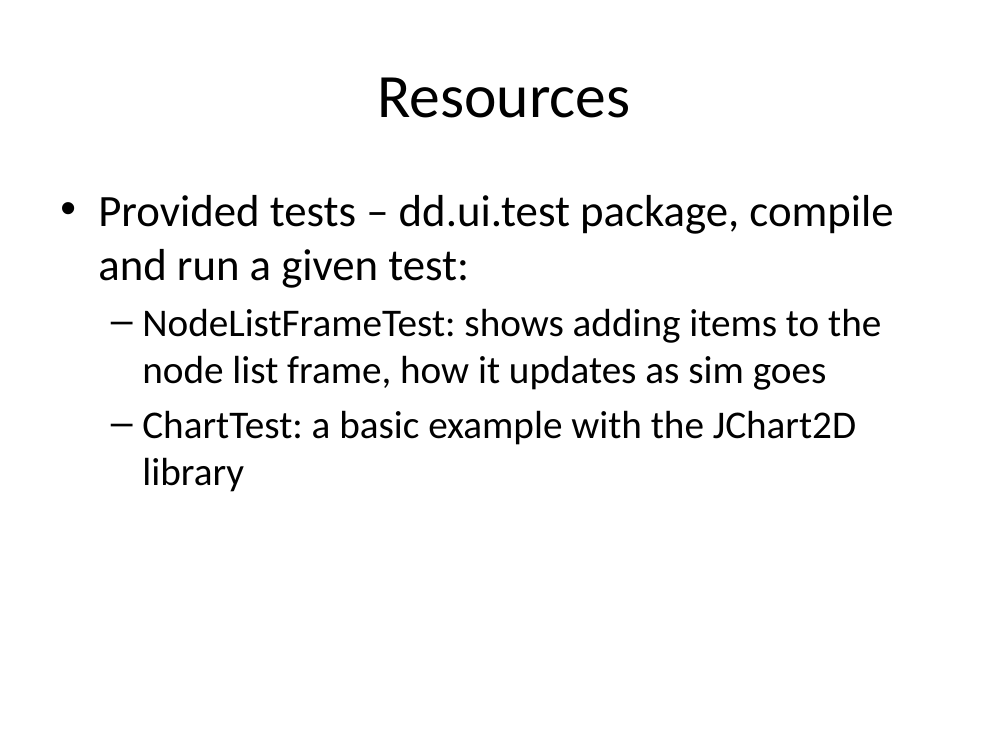
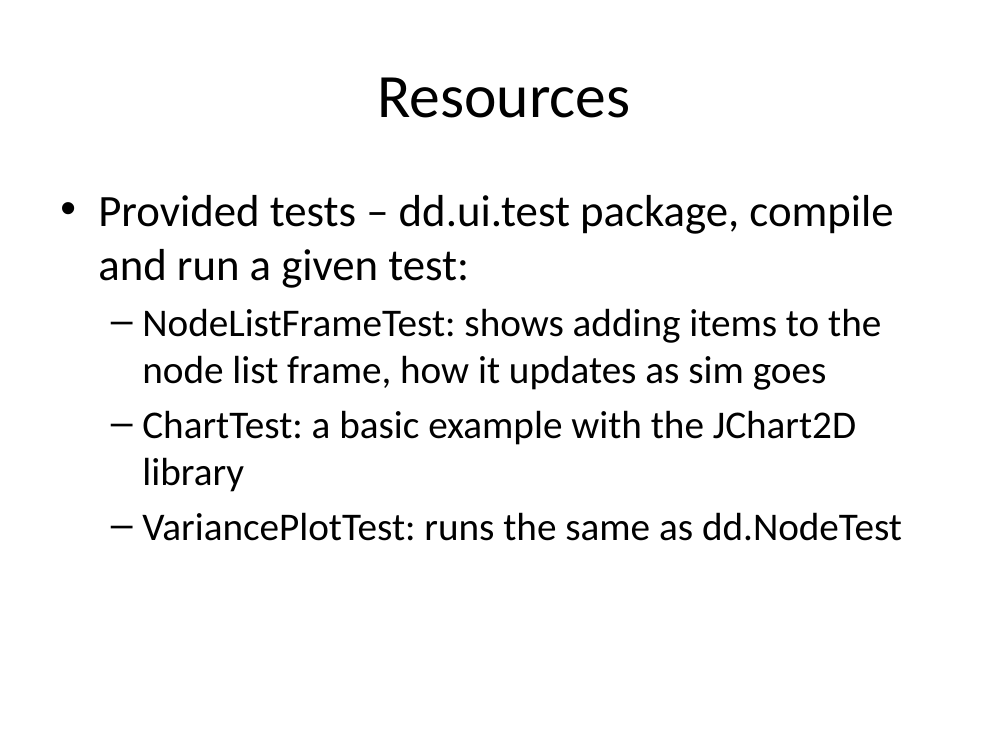
Before and after one commit to mathewgrabau/DirectedDiffusion, a slide deck: slide 4 of doc/DDSimulation_Graphical.pptx. Drawn at 1008x756 pixels with LibreOffice and Linux fonts; fonts in the diff are those of the drawing. Boxes give left, top, right and bottom in pixels: in the first picture for what was removed or moved away, otherwise in the second. Text is boxed around its words. In the diff, an @@ line names an element or a change of style, - is before the commit and + after.

Commit message:
Updated a lot of the plotting code, the basic test that is provided does not show any data at the moment but it does show the chart starting to come togather.
Started writing a paper report/summary of the conclusions. Slides added to a little bit as well.

```diff
--- a/doc/DDSimulation_Graphical.pptx
+++ b/doc/DDSimulation_Graphical.pptx
@@ text at bbox=[142, 512, 902, 541]: paragraph added @@
+  – VariancePlotTest: runs the same as dd.NodeTest
```
Also in this commit, not shown: 1 other slide changed, 3 slides added, 7 other files.
